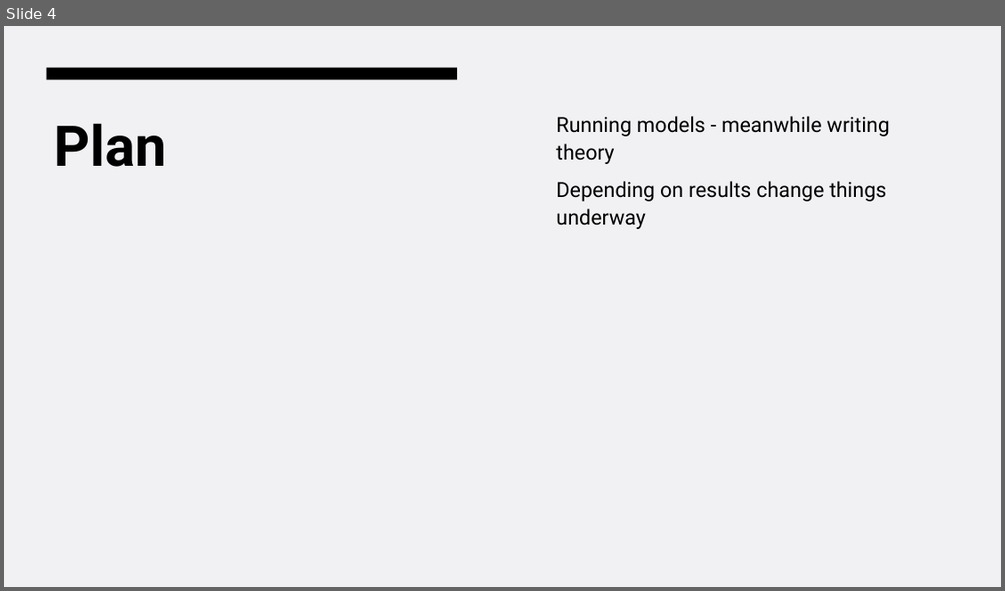
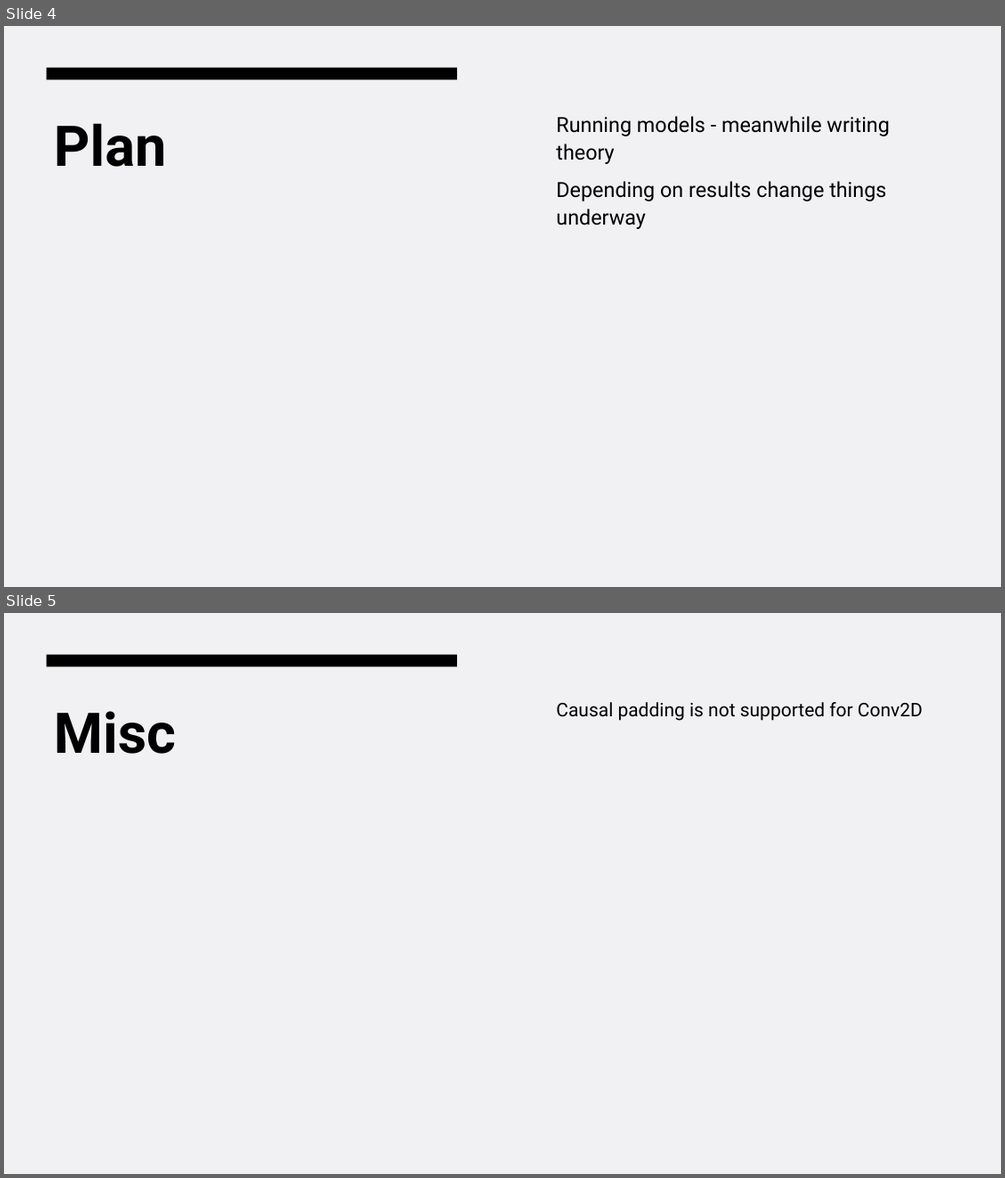
Before and after one commit to sjurmsc/MSC2023, a slide deck: Meeting Presentations/06.10.2022_General_meeting.pptx. Shown one above the other, each under a label of ours: slide 4 before the commit, slides 4 and 5 after it. The pictures are 1005x591 and 1005x1178 pixels, drawn with LibreOffice and Linux fonts; fonts in the diff are those of the drawing. Boxes give left, top, right and bottom in pixels: in the first picture for what was removed or moved away, otherwise in the second. Text is boxed around its words. In the diff, an @@ line names an element or a change of style, - is before the commit and + after.

```diff
--- a/Meeting Presentations/06.10.2022_General_meeting.pptx
+++ b/Meeting Presentations/06.10.2022_General_meeting.pptx
@@ slide 5 added at (4, 613, 1001, 1174), background #F1F0F3; not listed: 1 template element that a slide beside it also shows @@
@@ title added at (54, 711, 176, 754), 54 pt, text #000000, bold @@
+Misc
@@ text added at (556, 702, 922, 721), 18 pt, text #000000 @@
+Causal padding is not supported for Conv2D
```
Also in this commit, not shown: 4 other files.
